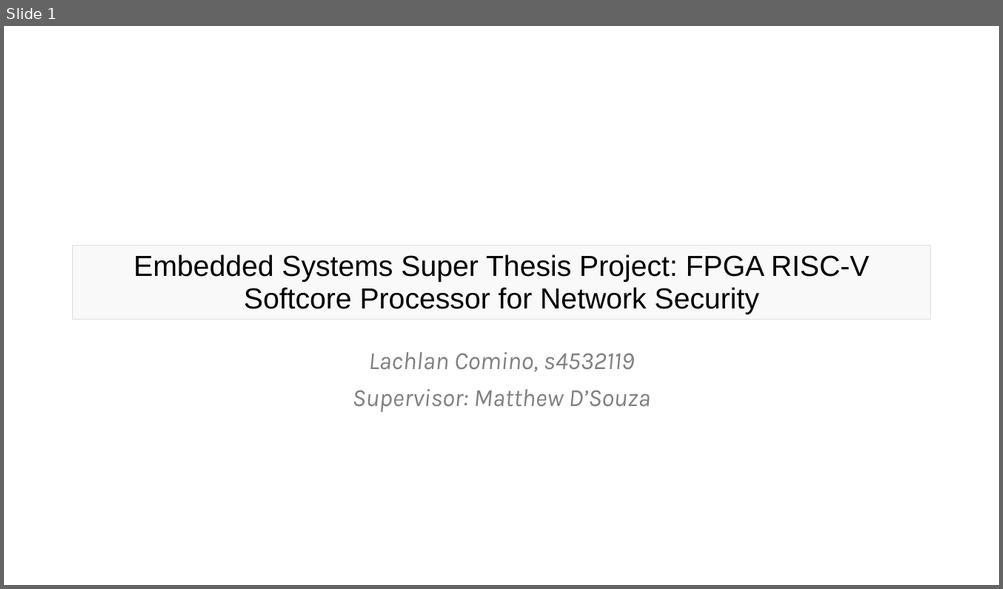
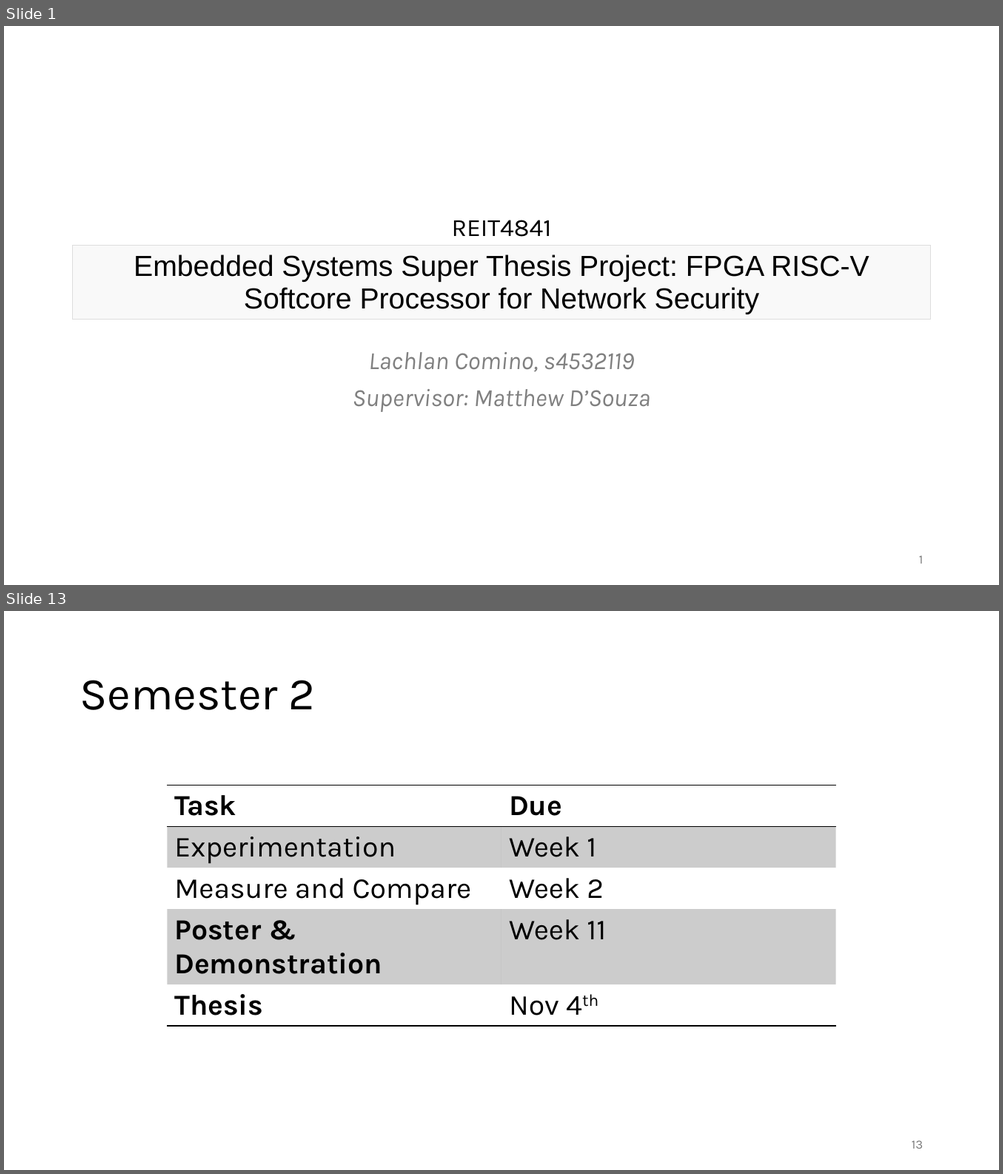
Before and after one commit to lcomino64/Thesis, a slide deck: Seminar/s4532119_seminar_slides.pptx. Shown one above the other, each under a label of ours: slide 1 before the commit, slides 1 and 13 after it; the slides between them are not shown. The pictures are 1003x589 and 1003x1174 pixels, drawn with LibreOffice and Linux fonts; fonts in the diff are those of the drawing. Boxes give left, top, right and bottom in pixels: in the first picture for what was removed or moved away, otherwise in the second. Text is boxed around its words. In the diff, an @@ line names an element or a change of style, - is before the commit and + after.

```diff
--- a/Seminar/s4532119_seminar_slides.pptx
+++ b/Seminar/s4532119_seminar_slides.pptx
@@ slide 13 added at box(4, 611, 999, 1170), background #FFFFFF @@
@@ title added at box(79, 680, 315, 710), 44 pt, text #000000 @@
+Semester 2
@@ table added at box(168, 785, 836, 1019), 5 rows, 2 columns @@
+Task | Due
+Experimentation | Week 1
+Measure and Compare | Week 2
+Poster & Demonstration | Week 11
+Thesis | Nov 4th
@@ page number added at box(911, 1141, 922, 1149), 12 pt, text #797979 @@
+13
@@ slide 1 changed as well @@
@@ text added at box(452, 220, 552, 237), 24 pt, text #000000 @@
+REIT4841
@@ page number added at box(919, 556, 923, 564), 12 pt, text #797979 @@
+1
```
Also in this commit, not shown: 2 other slides changed, 11 other slides added, 5 slides removed, 7 other files.
